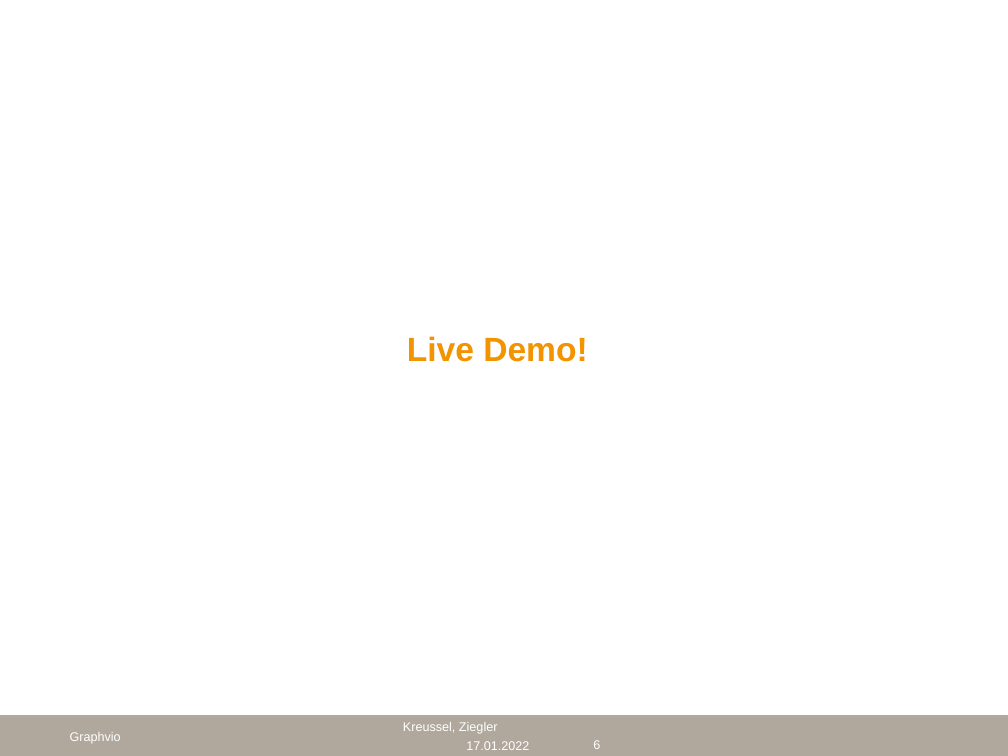
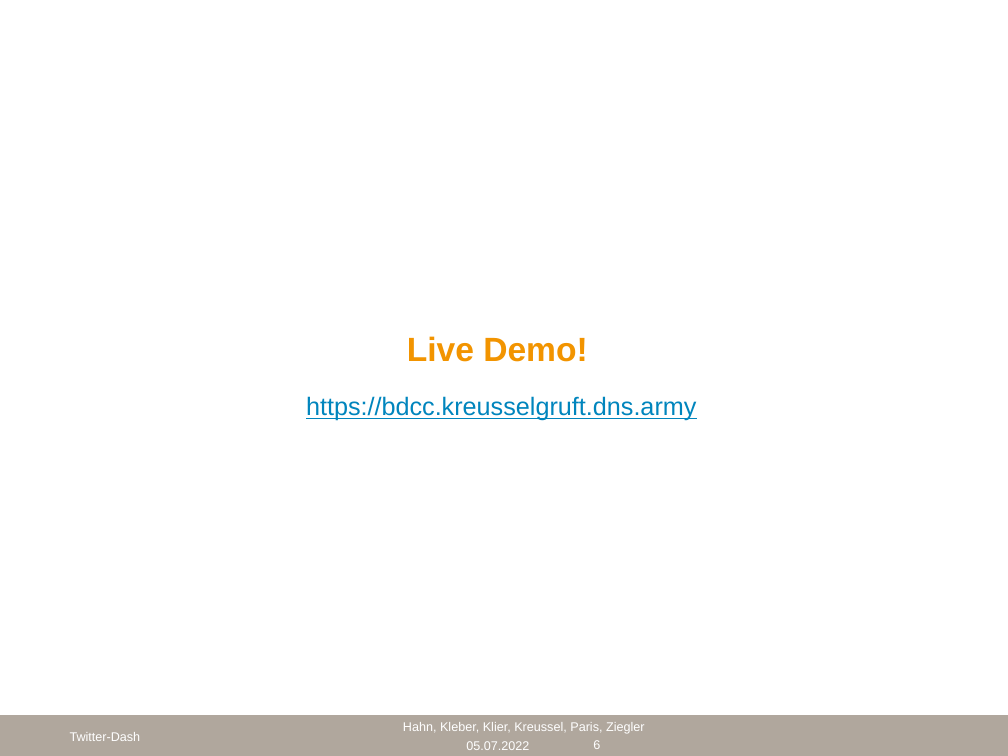
Before and after one commit to cyberlytics/TwitterDash, a slide deck: slide 6 of sys-doc/Technical Report/Abschlusspräsentation.pptx. Drawn at 1008x756 pixels with LibreOffice and Linux fonts; fonts in the diff are those of the drawing; background and template pictures are left out. Boxes give left, top, right and bottom in pixels: in the first picture for what was removed or moved away, otherwise in the second. Text is boxed around its words. In the diff, an @@ line names an element or a change of style, - is before the commit and + after.

```diff
--- a/sys-doc/Technical Report/Abschlusspräsentation.pptx
+++ b/sys-doc/Technical Report/Abschlusspräsentation.pptx
@@ text added at [306, 396, 696, 421], 18 pt, text #0085BD, underline @@
+https://bdcc.kreusselgruft.dns.army
@@ text at [70, 732, 141, 741]: text changed @@
-Graphvio
+Twitter-Dash
@@ text at [403, 722, 645, 734]: text changed @@
-Kreussel, Ziegler
+Hahn, Kleber, Klier, Kreussel, Paris, Ziegler
@@ text at [466, 741, 529, 750]: text changed @@
-17.01.2022
+05.07.2022
```
Also in this commit, not shown: 5 other slides changed, 5 slides added, 1 other file.
